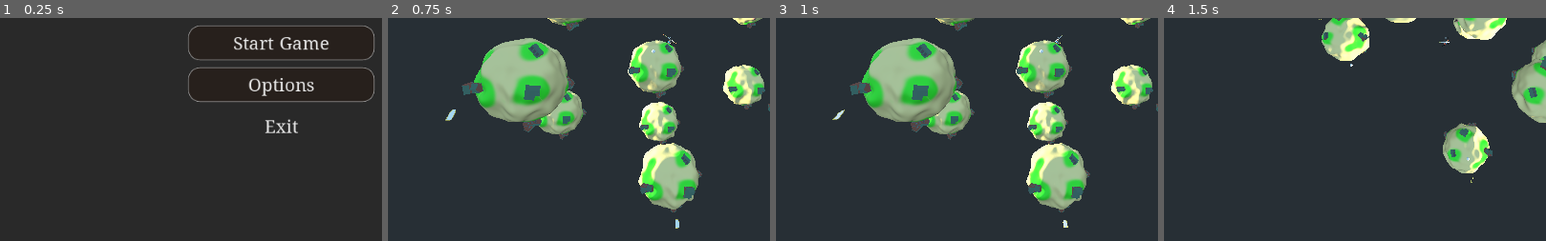
Above: before the commit, frames 1-4 (left to right).
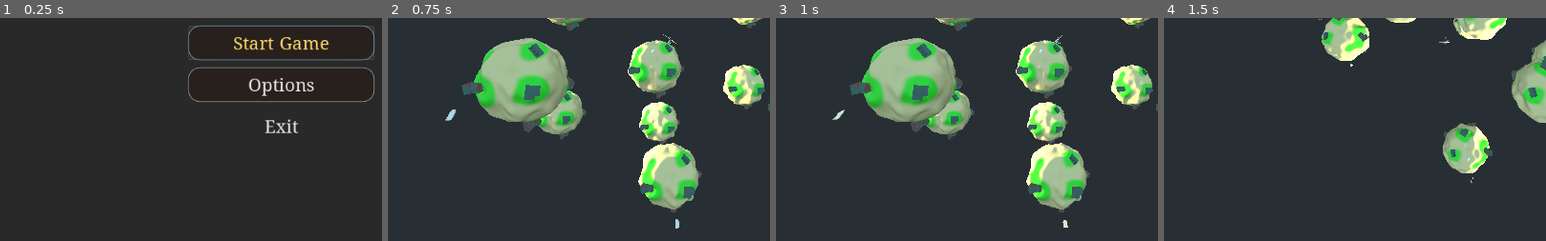
Above: after the commit, the same moments.

Repository: ChrisWhatever1980/ggj23-rooting-islands
Game: Godot game, scene res://StartMenu.tscn
Two runs of this game, one before a commit and one after it. Both use one fixed random seed, a clock stepped at 60 frames per second and the inputs below.
Inputs (mouse positions are % of the whole screen's width and height, from its top left):
- Up to frame 1 (0.25 s): no input
- Up to frame 2 (0.75 s): click "Start Game" at 0.5 s
- Up to frame 3 (1 s): no input
- Up to frame 4 (1.5 s): tap Enter at 1.25 s; move the mouse to (72, 45) at 1.27 s; hold Right (leftstick_right) from 1.28 s (still down); tap 2 (give_mirror) at 1.35 s
The pictures show only the part of the screen within x 13-63%, y 46-96%; the shares and areas given below are measured in that part.

The runs differ from the first frame. In frame 1, 1.0% of the frame differs, in the area x 49-98%, y 3-19%; in frame 2, nothing differs; in frame 3, nothing differs; in frame 4, nothing differs.

Commit message:
Add initial button focus

Diff:
--- a/dev/StartGame.gd
+++ b/dev/StartGame.gd
@@ -8,7 +8,7 @@
 
 # Called when the node enters the scene tree for the first time.
 func _ready():
-	set_focus_mode(true)
+	self.grab_focus()
 	self.connect("pressed", self, "on_pressed")
 	pass # Replace with function body.
 
